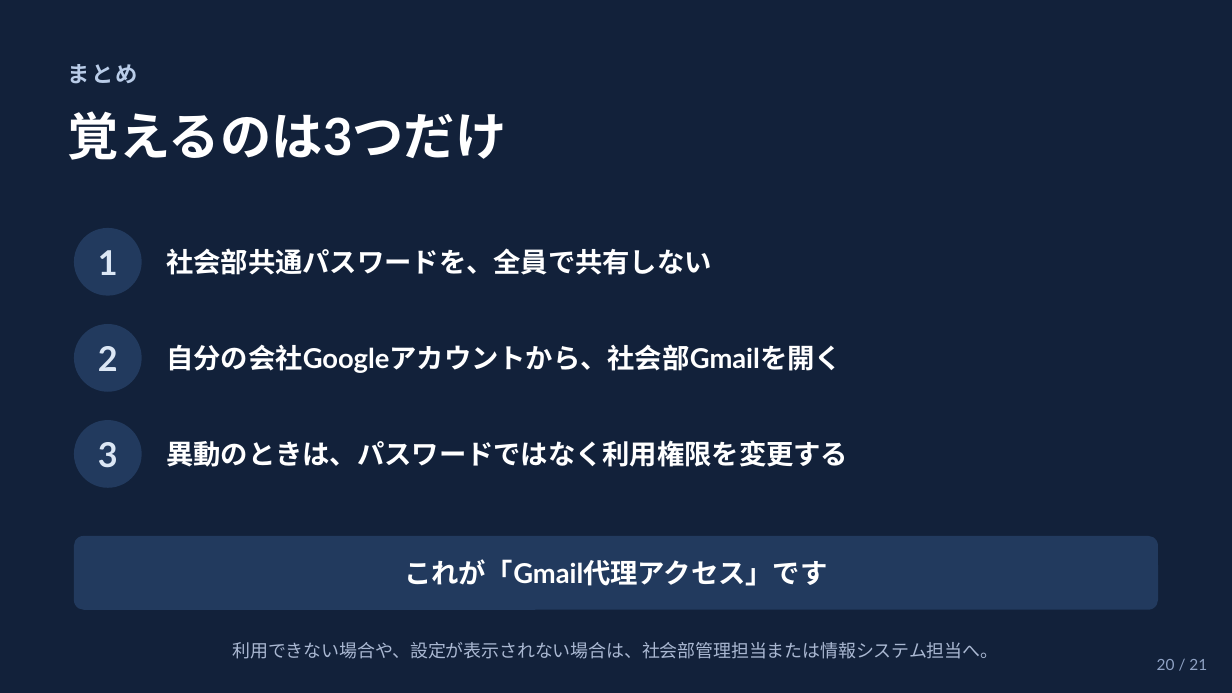
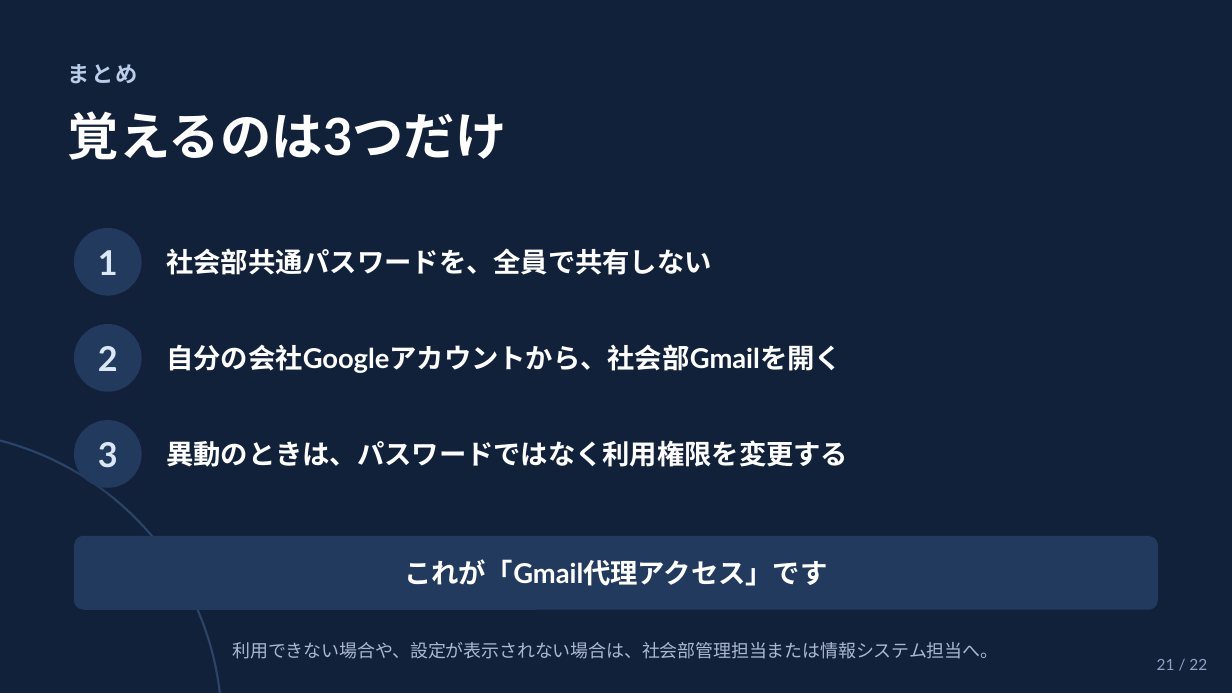
Before and after one commit to hiro-gif0/takubo, a slide deck: slide 21 of gmail-delegation-slides/gmail-delegation-explainer.pptx (slide 20 before the commit). Drawn at 1232x693 pixels with LibreOffice and Linux fonts; fonts in the diff are those of the drawing. Boxes give left, top, right and bottom in pixels: in the first picture for what was removed or moved away, otherwise in the second. Text is boxed around its words. In the diff, an @@ line names an element or a change of style, - is before the commit and + after.

```diff
--- a/gmail-delegation-slides/gmail-delegation-explainer.pptx
+++ b/gmail-delegation-slides/gmail-delegation-explainer.pptx
@@ ellipse added at <box>0,431,222,693</box>, outline #2A4568 1.25 pt @@
@@ ellipse at <box>74,420,142,488</box>: shadow on @@
@@ text at <box>1157,659,1207,670</box>: text changed @@
-20 / 21
+21 / 22
```
Also in this commit, not shown: 19 other slides changed, 2 slides added, 1 slide removed, 29 other files.
